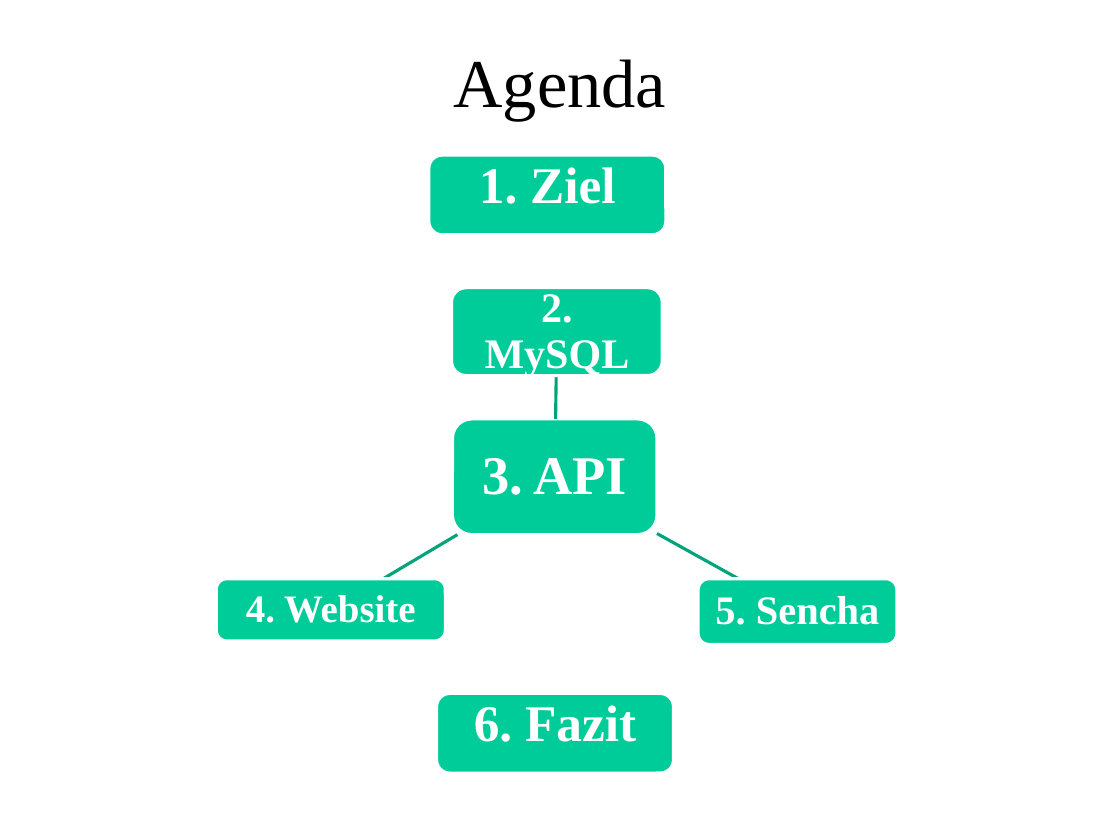
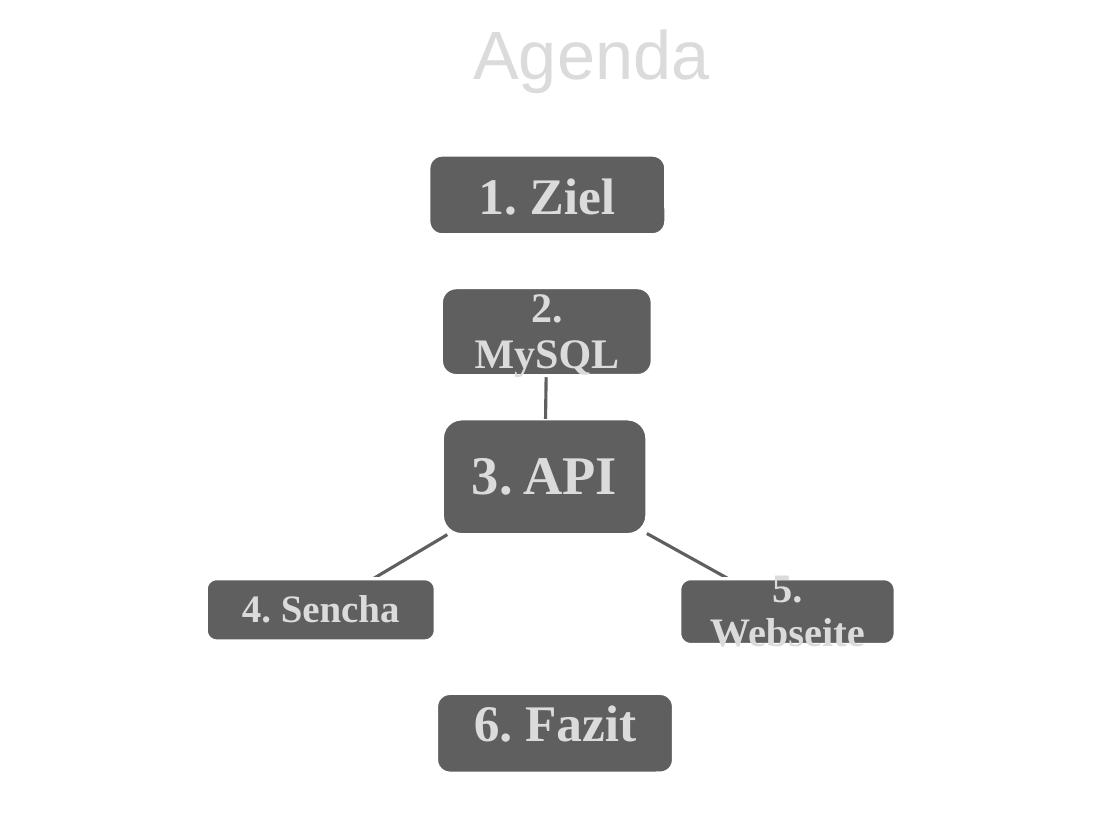
Before and after one commit to ffmaikgodinho/RFH-SS2014-WebMobileDevelopment-Projektarbeit, a slide deck: slide 2 of doc/Praesentation.pptx. Drawn at 1120x840 pixels with LibreOffice and Linux fonts; fonts in the diff are those of the drawing; background and template pictures are left out. Boxes give left, top, right and bottom in pixels: in the first picture for what was removed or moved away, otherwise in the second. Text is boxed around its words. In the diff, an @@ line names an element or a change of style, - is before the commit and + after.

Commit message:
Last Version of Presentation

```diff
--- a/doc/Praesentation.pptx
+++ b/doc/Praesentation.pptx
@@ title "Agenda": place and size @@
-title "Agenda" at (453,59,666,121)
+title "Agenda" at (473,17,709,93)
@@ title "Agenda" at (473,17,709,93): font Times New Roman to Arial, text colour #000000 to #DBDBDB @@
@@ text "1. Ziel": place and size @@
-text "1. Ziel" at (479,167,615,204)
+text "1. Ziel" at (478,178,615,215)
@@ text colour #FFFFFF to #DBDBDB in 4 elements at (474,705,636,742), (478,178,615,215), (472,458,617,495), (475,294,620,377) @@
@@ 3 freeform shapes, 3 rounded rectangles, 2 texts: place and size @@
-3 freeform shapes, 3 rounded rectangles, 2 texts at (216,288,738,642)
+3 freeform shapes, 3 rounded rectangles, 2 texts at (206,288,728,642)
@@ outline #00A37B 2 pt to #5F5F5F 2 pt in 3 elements at (646,534,728,579), (546,376,546,419), (373,535,448,579) @@
@@ text at (242,595,400,623): text changed; text colour #FFFFFF to #DBDBDB @@
-4. Website
+4. Sencha
@@ fill #00CC99 to #5F5F5F in 6 elements at (429,155,666,234), (437,693,674,773), (442,419,647,534), (206,579,435,642), (441,288,652,375), (680,579,895,645) @@
@@ rounded rectangle: place and size @@
-rounded rectangle at (698,579,896,645)
+rounded rectangle at (680,579,895,645)
@@ text at (710,571,865,655): text changed; text colour #FFFFFF to #DBDBDB @@
-5. Sencha
+5. Webseite
```
Also in this commit, not shown: 17 other slides changed, 11 slides added.
